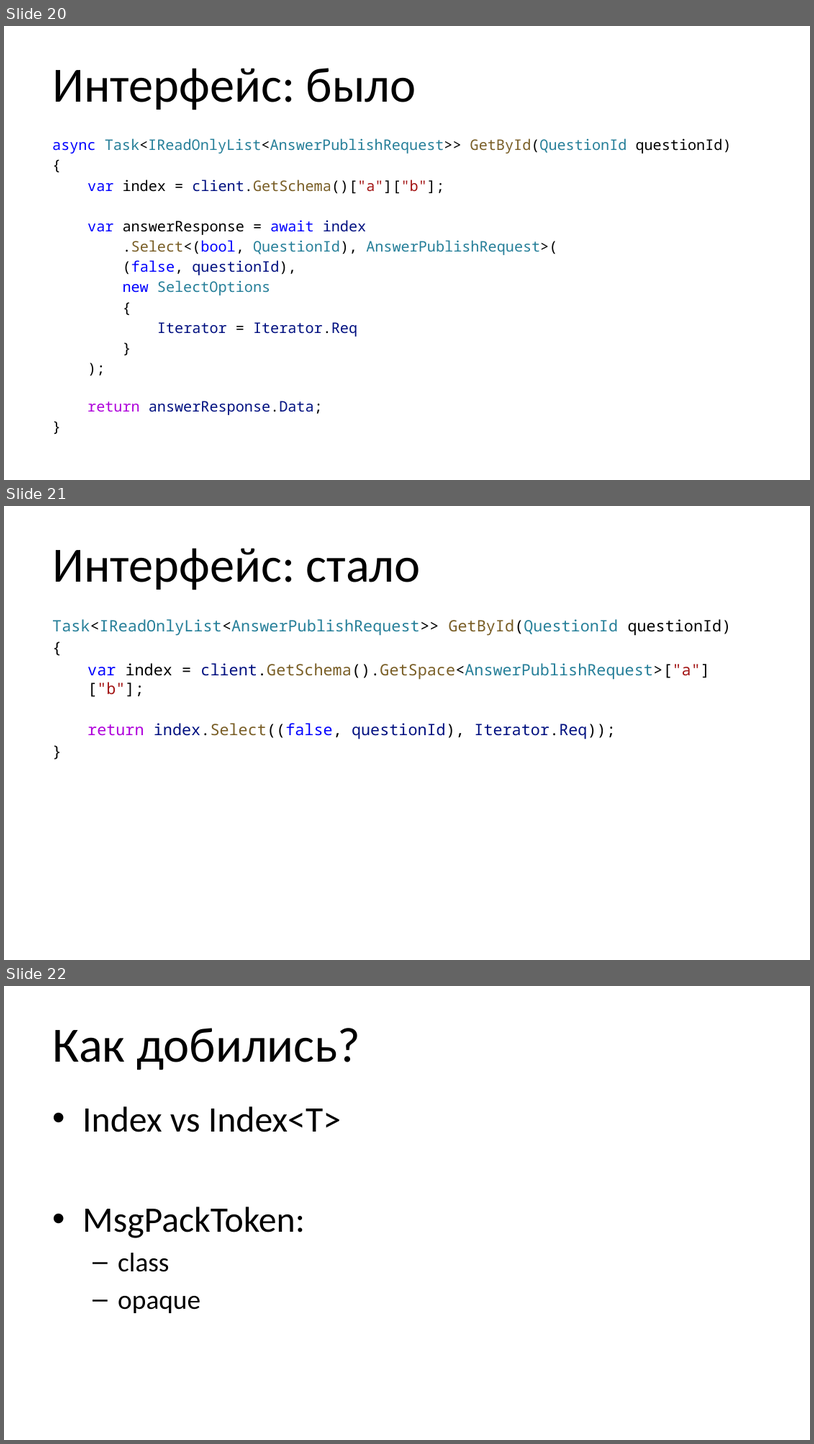
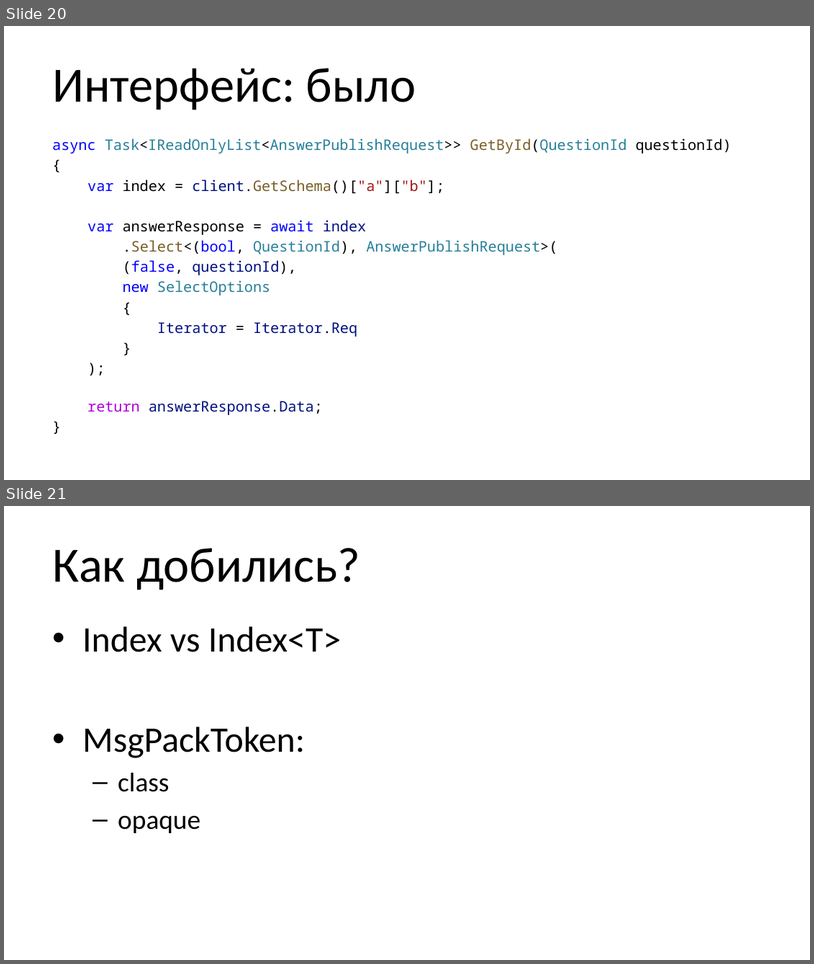
Before and after one commit to aensidhe/presentations, a slide deck: 2018/06/Использование Tarantool.pptx. Shown one above the other, each under a label of ours: slides 20, 21 and 22 before the commit, slides 20 and 21 after it. The pictures are 814x1444 and 814x964 pixels, drawn with LibreOffice and Linux fonts; fonts in the diff are those of the drawing; background and template pictures are left out. Boxes give left, top, right and bottom in pixels: in the first picture for what was removed or moved away, otherwise in the second. Text is boxed around its words. In the diff, an @@ line names an element or a change of style, - is before the commit and + after.

```diff
--- a/2018/06/Использование Tarantool.pptx
+++ b/2018/06/Использование Tarantool.pptx
@@ slide 21 removed at box(4, 506, 810, 960), background picture (left out) @@
@@ title removed at box(52, 548, 421, 590) @@
-Интерфейс: стало
@@ text removed at box(52, 619, 732, 739) @@
-Task<IReadOnlyList<AnswerPublishRequest>> GetById(QuestionId questionId)
-{
-  var index = client.GetSchema().GetSpace<AnswerPublishRequest>["a"]["b"];
-  return index.Select((false, questionId), Iterator.Req));
-}
@@ what was slide 22 is now slide 21 @@
```
Also in this commit, not shown: 7 slides changed, 1 slide added.
